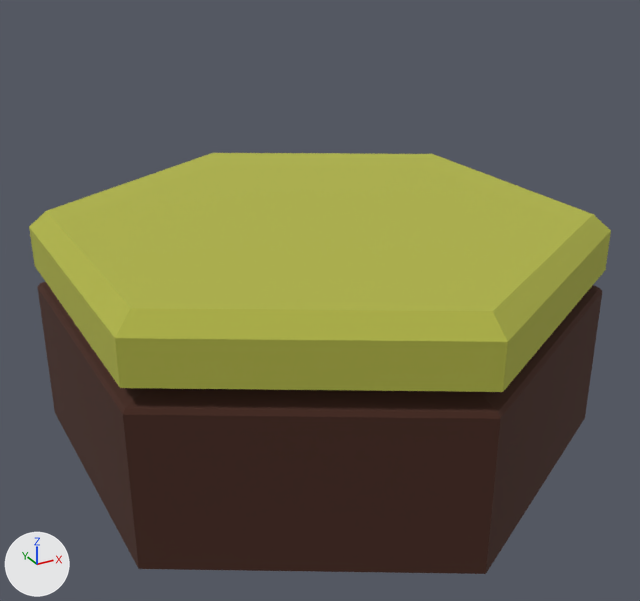
The FBX model Assets/3D_assets/Tiles/Tile_pierres.fbx: old version first, new version second.
Before and after are seen from a camera (50 mm lens) standing at (3.81, -2.54, 1.34) and looking at (5.16, -0.07, 0.11). The lights are fixed; the arrows at lower left show +X, +Y and +Z. Where no turn or scale is listed for an object, it has been applied to the vertices.

The first picture shows 'Pierre'.
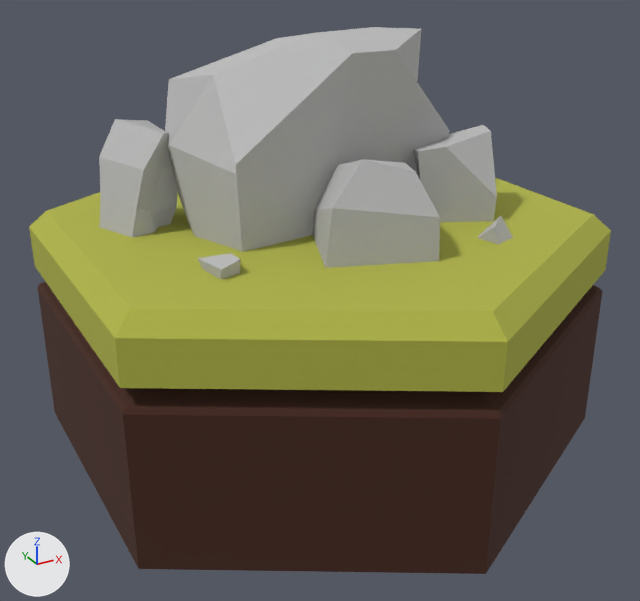
Commit message: Tiles V2

What differs and where, as boxes (x1, y1, x2, y2) in the pictures (640 x 601 px):
```json
{"object": "Cube.003", "change": "added", "after": [99, 27, 513, 279]}
```

Edits to the scene script, one JSON object a line:
```json
{"op": "add", "block": "mat_rocks", "code": ["mat_rocks = principled_material('Rocks')", "mat_rocks.base_color = (0.509, 0.509, 0.509)  # grey #bdbdbd", "mat_rocks.roughness = 1.0"]}
{"op": "add", "block": "me_cube_004", "code": ["me_cube_004 = bpy.data.meshes.new('Cube.004')", "me_cube_004.from_pydata(...)  # 90 vertices, 78 faces; spans x -0.698..0.585, y -0.575..0.303, z -0.041..0.641", "me_cube_004.materials.append(mat_rocks)  # grey #bdbdbd"]}
{"op": "add", "block": "ob_cube_003", "code": ["ob_cube_003 = bpy.data.objects.new('Cube.003', me_cube_004)", "ob_cube_003.location = (5.196, 0.0, 0.348)"]}
```
